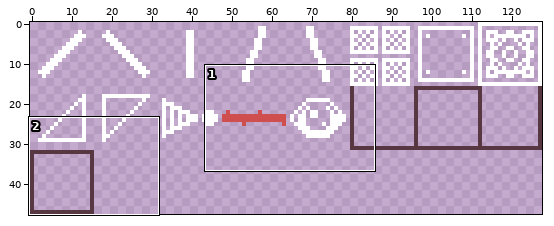
One commit to this sprite sheet: beam_time/assets/tilemap.png. Above: a wide view before the commit, with the close-up outlined.
Close-up. The starting point:
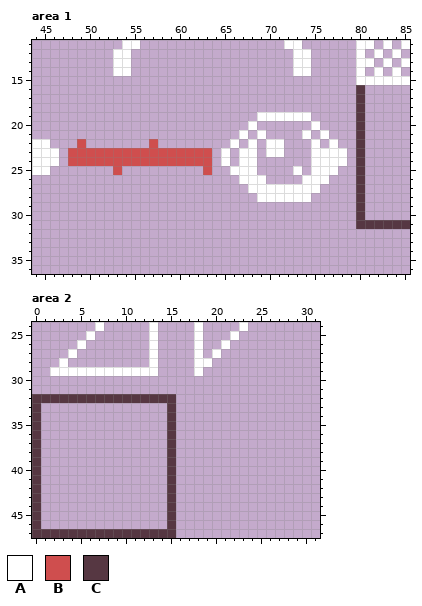
The file is 128x48 pixels. Shown: area 1: x 44..85, y 11..36; area 2: x 0..31, y 24..47.
Palette (. is transparent): A #ffffff  B #cf4e4e  C #563742
Pixels before, area 1, first column x 44:
11 ..........AA................AA......AA.A.A
12 .........AA..................AA.....A.A.A.
13 .........AA..................AA.....AA.A.A
14 .........AA..................AA.....A.A.A.
15 ....................................AAAAAA
16 ....................................C.....
17 ....................................C.....
18 ....................................C.....
19 .........................AAAAAA.....C.....
20 ........................A......A....C.....
21 .......................A.A....A.A...C.....
22 AA...B.......B........A.A.AA...A.A..C.....
23 AAA.BBBBBBBBBBBBBBBB.A.AA.AA...AAAA.C.....
24 AAA.BBBBBBBBBBBBBBBB.A.AA......AAAA.C.....
25 AA.......B.........B..AAA....A.AAA..C.....
26 .......................AAA....AAA...C.....
27 ........................AAAAAAAA....C.....
28 .........................AAAAAA.....C.....
29 ....................................C.....
30 ....................................C.....
31 ....................................CCCCCC
Pixels before, area 2, first column x 0:
24 .......A.....A....A....A
25 ......A......A....A...A.
26 .....A.......A....A..A..
27 ....A........A....A.A...
28 ...A.........A....AA....
29 ..AAAAAAAAAAAA....A.....
30 ........................
31 ........................
32 CCCCCCCCCCCCCCCC........
33 C..............C........
34 C..............C........
35 C..............C........
36 C..............C........
37 C..............C........
38 C..............C........
39 C..............C........
40 C..............C........
41 C..............C........
42 C..............C........
43 C..............C........
44 C..............C........
45 C..............C........
46 C..............C........
47 CCCCCCCCCCCCCCCC........
The result:
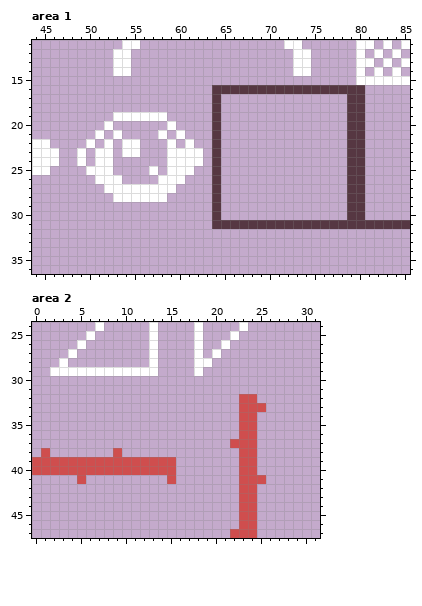
The edit:
Area 1:
y 16: x 64..79 ................ -> CCCCCCCCCCCCCCCC
y 17..18: x 64 . -> C; x 79 . -> C
y 19: x 53..58 ...... -> AAAAAA; x 64 . -> C; x 69..74 AAAAAA -> ......; x 79 . -> C
y 20: x 52 . -> A; x 59 . -> A; x 64 . -> C; x 68 A -> .; x 75 A -> .; x 79 . -> C
y 21: x 51 . -> A; x 53 . -> A; x 58 . -> A; x 60 . -> A; x 64 . -> C; x 67 A -> .; x 69 A -> .; x 74 A -> .; x 76 A -> .; x 79 . -> C
y 22: x 49..50 B. -> .A; x 52 . -> A; x 54..55 .. -> AA; x 57 B -> .; x 59 . -> A; x 61 . -> A; x 64 . -> C; x 66 A -> .; x 68 A -> .; x 70..71 AA -> ..; x 75 A -> .; x 77 A -> .; x 79 . -> C
y 23: x 48..65 BBBBBBBBBBBBBBBB.A -> .A.AA.AA...AAAA.C.; x 67..68 AA -> ..; x 70..71 AA -> ..; x 75..79 AAAA. -> ....C
y 24: x 48..65 BBBBBBBBBBBBBBBB.A -> .A.AA......AAAA.C.; x 67..68 AA -> ..; x 75..79 AAAA. -> ....C
y 25: x 50..53 ...B -> AAA.; x 57 . -> A; x 59..61 ... -> AAA; x 63..64 B. -> .C; x 66..68 AAA -> ...; x 73 A -> .; x 75..77 AAA -> ...; x 79 . -> C
y 26: x 51..53 ... -> AAA; x 58..60 ... -> AAA; x 64 . -> C; x 67..69 AAA -> ...; x 74..76 AAA -> ...; x 79 . -> C
y 27: x 52..59 ........ -> AAAAAAAA; x 64 . -> C; x 68..75 AAAAAAAA -> ........; x 79 . -> C
y 28: x 53..58 ...... -> AAAAAA; x 64 . -> C; x 69..74 AAAAAA -> ......; x 79 . -> C
y 29..30: x 64 . -> C; x 79 . -> C
y 31: x 64..79 ................ -> CCCCCCCCCCCCCCCC
Area 2:
y 32: x 0..15 CCCCCCCCCCCCCCCC -> ................; x 23..24 .. -> BB
y 33: x 0 C -> .; x 15 C -> .; x 23..25 ... -> BBB
y 34..36: x 0 C -> .; x 15 C -> .; x 23..24 .. -> BB
y 37: x 0 C -> .; x 15 C -> .; x 22..24 ... -> BBB
y 38: x 0..1 C. -> .B; x 9 . -> B; x 15 C -> .; x 23..24 .. -> BB
y 39..40: x 0..15 C..............C -> BBBBBBBBBBBBBBBB; x 23..24 .. -> BB
y 41: x 0 C -> .; x 5 . -> B; x 15 C -> B; x 23..25 ... -> BBB
y 42..46: x 0 C -> .; x 15 C -> .; x 23..24 .. -> BB
y 47: x 0..15 CCCCCCCCCCCCCCCC -> ................; x 22..24 ... -> BBB
Where, in picture pixels (left, top, right, bottom), the same in both close-ups:
changed: (68, 85, 356, 229)
changed: (32, 394, 176, 538)
added: (230, 394, 266, 538)
